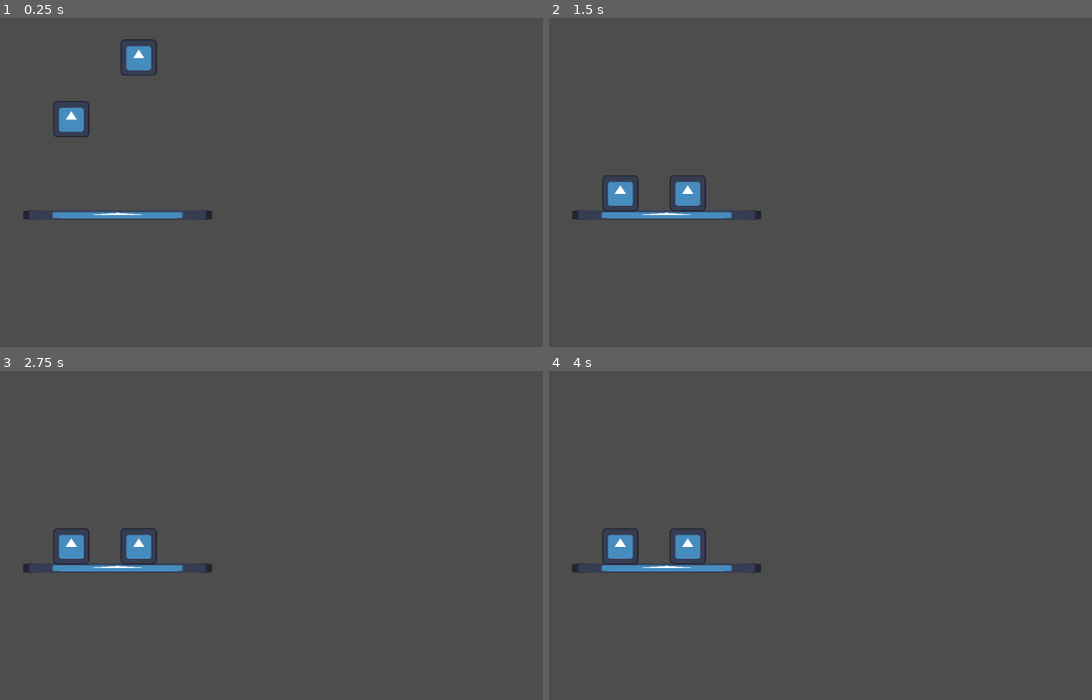
Above: before the commit, frames 1-4 (two rows, left to right).
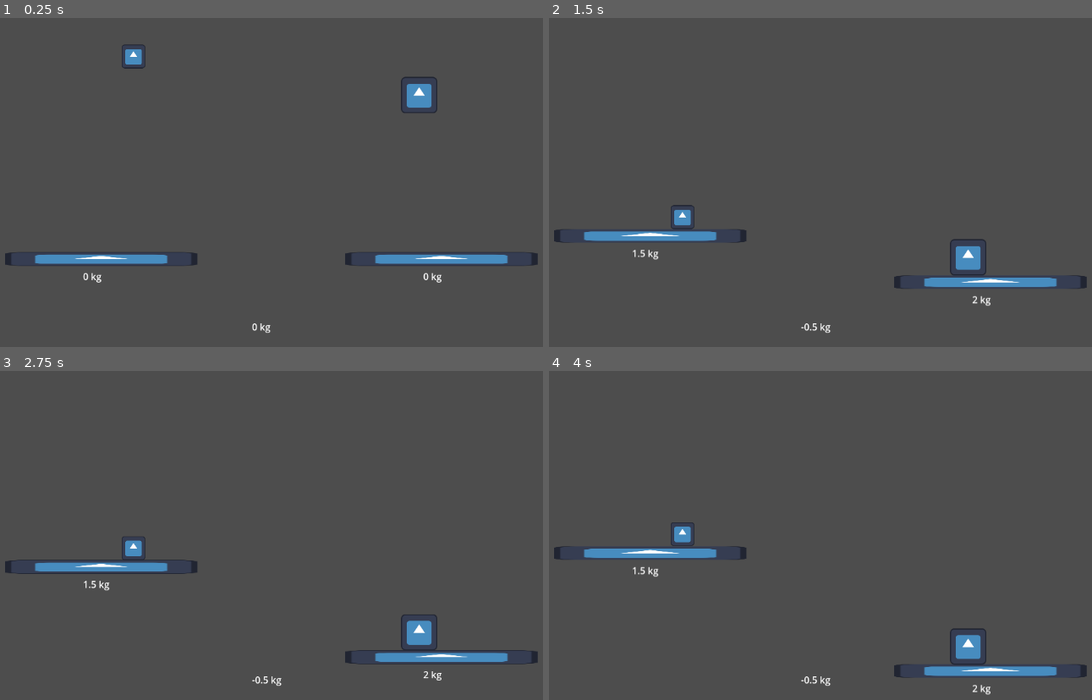
Above: after the commit, the same moments.

Repository: sunstone52/gmtk-gamejam-2024
Game: Godot game, scene res://scenes/scale_no_physics.tscn
Same seed, same stepped clock (60 frames per second), same inputs: the game is played once before the commit and once after it. The engine's default icon, where the game draws it, is replaced by a stand-in: a white triangle on a blue panel in a dark square.
Inputs (mouse positions are in pixels of both pictures, inside the frame that each line leads up to):
- Up to frame 1 (0.25 s): no input
- Up to frame 2 (1.5 s): tap Enter (ui_accept) at 0.5, 0.77 s; move the mouse to (619, 175) at 0.52 s; hold Right (ui_right) from 0.53 s (still down); click (619, 175) at 0.67 s; move the mouse to (684, 185) at 1.27 s; click (684, 185) at 1.42 s
- Up to frame 3 (2.75 s): tap Enter (ui_accept) at 1.52 s; move the mouse to (342, 436) at 2.02 s; release Right (ui_right) at 2.03 s; hold Left (ui_left) from 2.03 s (still down); click (342, 436) at 2.17 s
- Up to frame 4 (4 s): move the mouse to (787, 594) at 2.77 s; release Left (ui_left) at 2.78 s; hold Right (ui_right) from 2.78 s (still down); click (787, 594) at 2.92 s; tap Enter (ui_accept) at 3.02, 3.77 s; move the mouse to (1021, 574) at 3.52 s; click (1021, 574) at 3.67 s

The runs differ from the first frame. In frame 1, 3.9% of the frame differs, in the area x 0-100%, y 6-96%; in frame 2, 3.8%; in frame 3, 3.1%; in frame 4, 3.2%.

Commit message:
scale_no_physics work

Diff:
--- a/scenes/scale_no_physics.tscn
+++ b/scenes/scale_no_physics.tscn
@@ -1,43 +1,86 @@
-[gd_scene load_steps=7 format=3 uid="uid://cfvt2halb0gvi"]
+[gd_scene load_steps=8 format=3 uid="uid://cfvt2halb0gvi"]
 
-[ext_resource type="Script" path="res://scripts/scale_no_physics.gd" id="1_1ugf7"]
+[ext_resource type="Script" path="res://scripts/scale_no_physics/scale.gd" id="1_7dtxw"]
 [ext_resource type="Texture2D" uid="uid://cvva14e7sm8vn" path="res://assets/icon.svg" id="1_c2etf"]
+[ext_resource type="Script" path="res://scripts/scale_no_physics/platform.gd" id="3_jk3um"]
 [ext_resource type="Script" path="res://scripts/mouse_controllable.gd" id="3_tcidc"]
 
 [sub_resource type="RectangleShape2D" id="RectangleShape2D_h73cy"]
-size = Vector2(46, 46)
+size = Vector2(46, 577.975)
 
 [sub_resource type="RectangleShape2D" id="RectangleShape2D_too0b"]
+size = Vector2(20, 12.2969)
 
 [sub_resource type="RectangleShape2D" id="RectangleShape2D_vfsgr"]
 size = Vector2(58, 58)
 
 [node name="Scale" type="Node2D"]
-script = ExtResource("1_1ugf7")
+script = ExtResource("1_7dtxw")
 
 [node name="Left Platform" type="Node2D" parent="."]
-position = Vector2(313, 407)
-scale = Vector2(7, 0.366)
+unique_name_in_owner = true
+position = Vector2(285, 482)
+script = ExtResource("3_jk3um")
 
 [node name="StaticBody2D" type="StaticBody2D" parent="Left Platform"]
+scale = Vector2(7.11727, 0.519054)
 
 [node name="CollisionShape2D" type="CollisionShape2D" parent="Left Platform/StaticBody2D"]
+position = Vector2(0, 263.942)
 shape = SubResource("RectangleShape2D_h73cy")
 
-[node name="Sprite2D" type="Sprite2D" parent="Left Platform"]
+[node name="Sprite2D" type="Sprite2D" parent="Left Platform/StaticBody2D"]
 scale = Vector2(0.359375, 0.359375)
 texture = ExtResource("1_c2etf")
 
-[node name="LeftArea" type="Area2D" parent="Left Platform"]
-unique_name_in_owner = true
-position = Vector2(-0.285714, -355.191)
-scale = Vector2(2.67979, -32.2365)
+[node name="Area" type="Area2D" parent="Left Platform"]
+position = Vector2(-0.999947, -126)
+scale = Vector2(16.98, -13.0609)
 
-[node name="CollisionShape2D" type="CollisionShape2D" parent="Left Platform/LeftArea"]
+[node name="CollisionShape2D" type="CollisionShape2D" parent="Left Platform/Area"]
+position = Vector2(-0.117789, -3.59853)
 shape = SubResource("RectangleShape2D_too0b")
 
+[node name="Weight" type="Label" parent="Left Platform"]
+offset_left = -30.9999
+offset_top = 18.0
+offset_right = 15.0001
+offset_bottom = 49.0
+text = "0 kg"
+
+[node name="Right Platform" type="Node2D" parent="."]
+unique_name_in_owner = true
+position = Vector2(865, 482)
+script = ExtResource("3_jk3um")
+
+[node name="StaticBody2D" type="StaticBody2D" parent="Right Platform"]
+scale = Vector2(7.11727, 0.519054)
+
+[node name="CollisionShape2D" type="CollisionShape2D" parent="Right Platform/StaticBody2D"]
+position = Vector2(0, 263.942)
+shape = SubResource("RectangleShape2D_h73cy")
+
+[node name="Sprite2D" type="Sprite2D" parent="Right Platform/StaticBody2D"]
+scale = Vector2(0.359375, 0.359375)
+texture = ExtResource("1_c2etf")
+
+[node name="Area" type="Area2D" parent="Right Platform"]
+position = Vector2(-0.999947, -126)
+scale = Vector2(16.98, -13.0609)
+
+[node name="CollisionShape2D" type="CollisionShape2D" parent="Right Platform/Area"]
+position = Vector2(0, -3.85153)
+shape = SubResource("RectangleShape2D_too0b")
+
+[node name="Weight" type="Label" parent="Right Platform"]
+offset_left = -30.9999
+offset_top = 18.0
+offset_right = 14.0001
+offset_bottom = 51.0
+text = "0 kg"
+
 [node name="Object" type="RigidBody2D" parent="."]
-position = Vector2(234, 215)
+position = Vector2(827, 174)
 mass = 2.0
 
 [node name="CollisionShape2D" type="CollisionShape2D" parent="Object"]
@@ -47,19 +90,32 @@
 scale = Vector2(0.484375, 0.484375)
 texture = ExtResource("1_c2etf")
 
-[node name="MouseControllable" type="Node" parent="Object"]
+[node name="Node" type="Node" parent="Object"]
 script = ExtResource("3_tcidc")
 
 [node name="Object2" type="RigidBody2D" parent="."]
-position = Vector2(349, 110)
-mass = 2.0
+position = Vector2(340, 108)
+mass = 1.5
 
 [node name="CollisionShape2D" type="CollisionShape2D" parent="Object2"]
+scale = Vector2(0.68575, 0.68575)
 shape = SubResource("RectangleShape2D_vfsgr")
 
 [node name="Sprite2D" type="Sprite2D" parent="Object2"]
-scale = Vector2(0.484375, 0.484375)
+scale = Vector2(0.315375, 0.315375)
 texture = ExtResource("1_c2etf")
 
-[connection signal="body_entered" from="Left Platform/LeftArea" to="." method="_on_left_area_body_entered"]
-[connection signal="body_exited" from="Left Platform/LeftArea" to="." method="_on_left_area_body_exited"]
+[node name="Node" type="Node" parent="Object2"]
+script = ExtResource("3_tcidc")
+
+[node name="Difference" type="Label" parent="."]
+offset_left = 542.0
+offset_top = 586.0
+offset_right = 582.0
+offset_bottom = 609.0
+text = "0 kg"
+
+[connection signal="body_entered" from="Left Platform/Area" to="Left Platform" method="_on_area_body_entered"]
+[connection signal="body_exited" from="Left Platform/Area" to="Left Platform" method="_on_area_body_exited"]
+[connection signal="body_entered" from="Right Platform/Area" to="Right Platform" method="_on_area_body_entered"]
+[connection signal="body_exited" from="Right Platform/Area" to="Right Platform" method="_on_area_body_exited"]
--- a/scripts/scale_no_physics.gd
+++ /dev/null
@@ -1,24 +0,0 @@
-extends Node2D
-
-var weight: float = 0
-
-# Called when the node enters the scene tree for the first time.
-func _ready() -> void:
-	pass # Replace with function body.
-
-
-# Called every frame. 'delta' is the elapsed time since the previous frame.
-func _process(delta: float) -> void:
-	pass
-
-
-func _on_left_area_body_entered(body: Node2D) -> void:
-	if body is RigidBody2D:
-		weight += body.mass
-		print("Weight: %s kg" % weight)
-
-
-func _on_left_area_body_exited(body: Node2D) -> void:
-	if body is RigidBody2D:
-		weight -= body.mass
-		print("Weight: %s kg" % weight)
--- /dev/null
+++ b/scripts/scale_no_physics/platform.gd
@@ -0,0 +1,22 @@
+extends Node2D
+
+var weight = 0
+
+func _ready() -> void:
+	pass # Replace with function body.
+
+
+func _process(delta: float) -> void:
+	pass
+
+
+func _on_area_body_entered(body: Node2D) -> void:
+	if body is RigidBody2D:
+		weight += body.mass
+		$Weight.text = "%s kg" % weight
+
+
+func _on_area_body_exited(body: Node2D) -> void:
+	if body is RigidBody2D:
+		weight -= body.mass
+		$Weight.text = "%s kg" % weight
--- /dev/null
+++ b/scripts/scale_no_physics/scale.gd
@@ -0,0 +1,35 @@
+extends Node2D
+
+@onready var l_platform = %"Left Platform"
+@onready var r_platform = %"Right Platform"
+
+# Positive = left platform is heavier
+# Negative = right platform is heavier
+var diff: float
+var max_height: int
+var min_height: int
+
+func _ready() -> void:
+	max_height = l_platform.position.y - 100
+	min_height = l_platform.position.y + 100
+	print("min: %s" % min_height)
+	print("max: %s" % max_height)
+
+
+func _process(delta: float) -> void:
+	# calculate weight difference
+	diff = l_platform.weight - r_platform.weight
+	$Difference.text = "%s kg" % diff
+
+
+func _physics_process(delta: float) -> void:
+	var move_by = diff
+
+	if move_by > 0 and not l_platform.position.y <= min_height:
+		move_by = 0
+
+	if move_by < 0 and not l_platform.position.y >= max_height:
+		move_by = 0
+
+	l_platform.position.y += move_by
+	r_platform.position.y -= move_by
